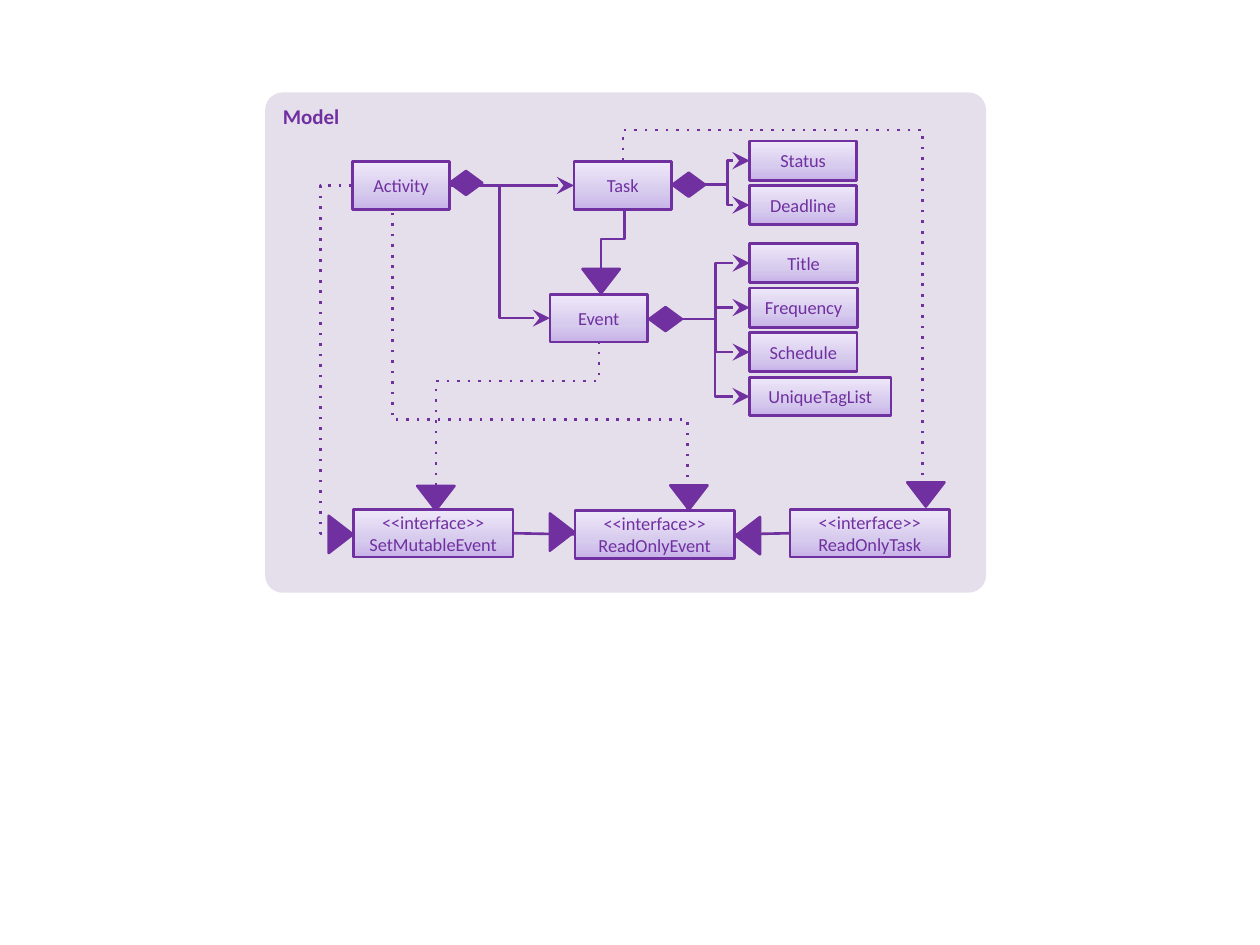
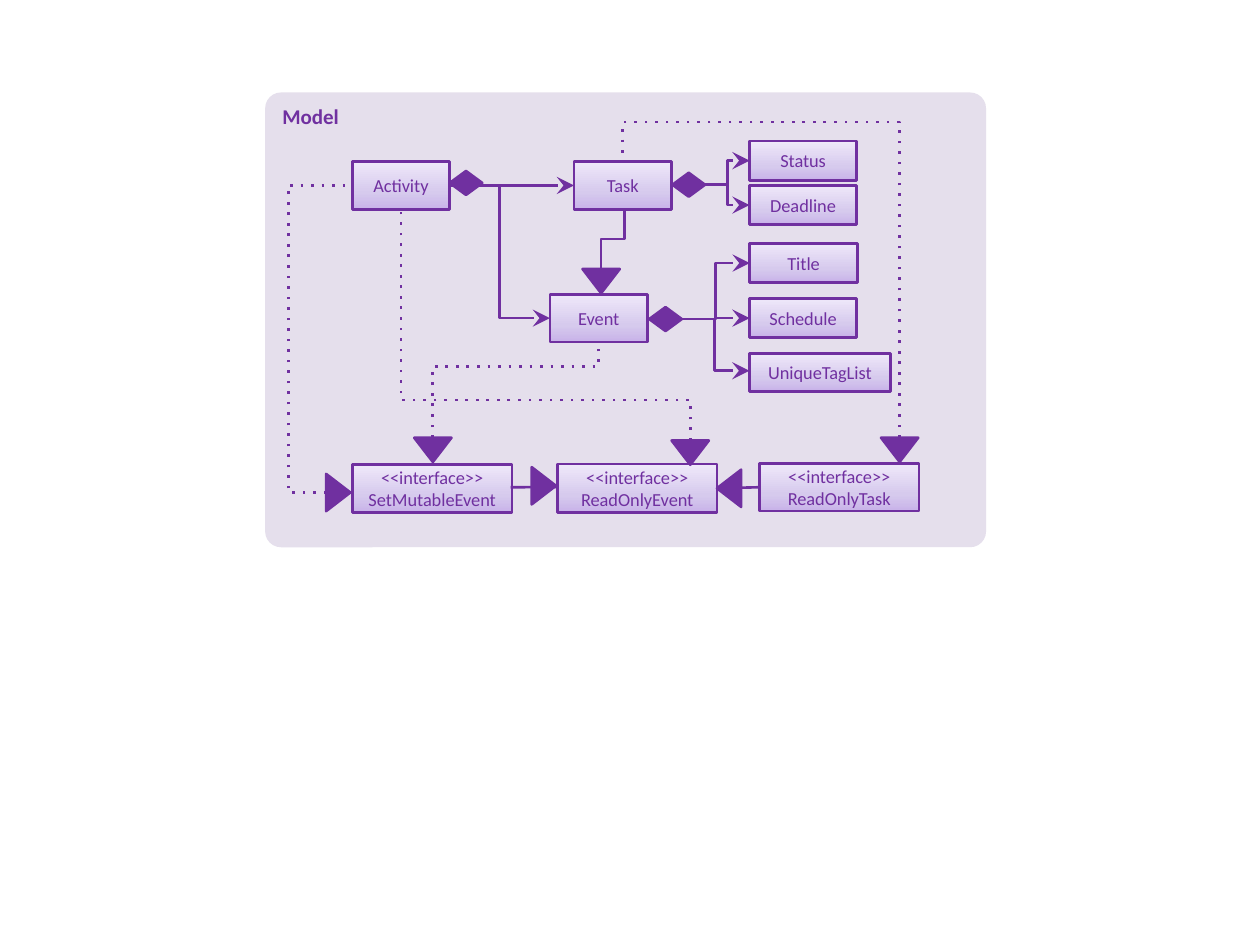
Before and after one commit to CS2103AUG2016-W10-C1/addressbook-level4, a slide deck: slide 10 of docs/diagrams/Diagrams.pptx. Drawn at 1260x945 pixels with LibreOffice and Linux fonts; fonts in the diff are those of the drawing. Boxes give left, top, right and bottom in pixels: in the first picture for what was removed or moved away, otherwise in the second. Text is boxed around its words. In the diff, an @@ line names an element or a change of style, - is before the commit and + after.

```diff
--- a/docs/diagrams/Diagrams.pptx
+++ b/docs/diagrams/Diagrams.pptx
@@ rounded rectangle "Model": place and size @@
-rounded rectangle "Model" at box(265, 92, 985, 592)
+rounded rectangle "Model" at box(265, 92, 985, 547)
@@ elbow line moved from (922, 486) - (622, 161) to (900, 437) - (622, 161) @@
@@ elbow line moved from (354, 533) - (353, 185) to (326, 493) - (353, 185) @@
@@ elbow line moved from (688, 509) - (392, 198) to (690, 441) - (401, 209) @@
@@ rectangle "Schedule": place and size @@
-rectangle "Schedule" at box(750, 333, 857, 372)
+rectangle "Schedule" at box(750, 299, 857, 338)
@@ rectangle removed at box(750, 289, 858, 328) @@
-Frequency
@@ elbow arrow moved from (682, 319) - (750, 352) to (682, 319) - (750, 319) @@
@@ elbow arrow removed from (682, 319) to (750, 307) @@
@@ elbow arrow moved from (714, 324) - (750, 397) to (714, 319) - (750, 370) @@
@@ elbow line moved from (436, 486) - (598, 341) to (432, 437) - (598, 341) @@
@@ rectangle "UniqueTagList": place and size @@
-rectangle "UniqueTagList" at box(750, 378, 891, 416)
+rectangle "UniqueTagList" at box(750, 353, 891, 391)
@@ triangle: place and size @@
-triangle at box(417, 486, 455, 510)
+triangle at box(415, 437, 452, 461)
@@ 2 triangles, 1 rectangle: place and size @@
-2 triangles, 1 rectangle at box(329, 485, 708, 557)
+2 triangles, 1 rectangle at box(327, 441, 709, 512)
@@ triangle: place and size @@
-triangle at box(907, 483, 945, 507)
+triangle at box(881, 437, 919, 461)
@@ triangle: place and size @@
-triangle at box(550, 513, 574, 551)
+triangle at box(532, 467, 556, 505)
@@ rectangle "<<interface>> ReadOnlyEvent": place and size @@
-rectangle "<<interface>> ReadOnlyEvent" at box(575, 510, 735, 558)
+rectangle "<<interface>> ReadOnlyEvent" at box(558, 464, 718, 512)
@@ triangle: place and size @@
-triangle at box(736, 517, 760, 555)
+triangle at box(718, 469, 742, 507)
@@ rectangle "<<interface>> ReadOnlyTask": place and size @@
-rectangle "<<interface>> ReadOnlyTask" at box(790, 509, 950, 557)
+rectangle "<<interface>> ReadOnlyTask" at box(760, 464, 920, 512)
@@ line moved from (513, 533) - (575, 534) to (510, 488) - (557, 488) @@
@@ line moved from (735, 534) - (790, 533) to (717, 489) - (760, 488) @@
```
Also in this commit, not shown: 1 other file.
